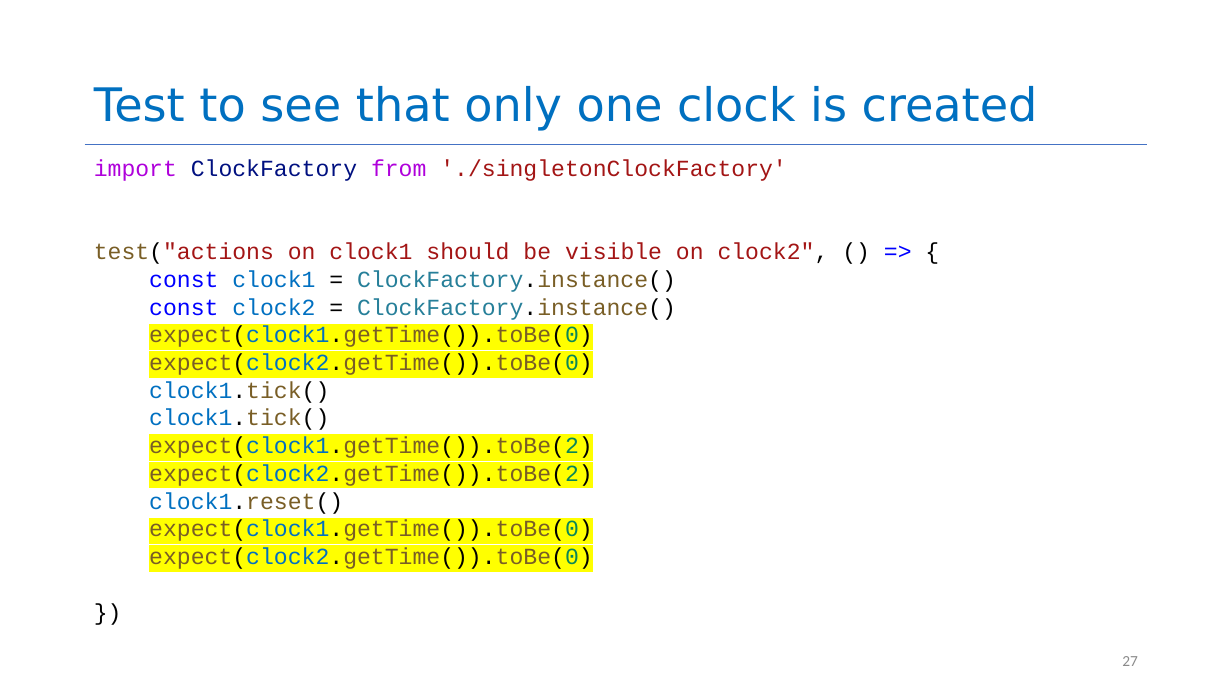
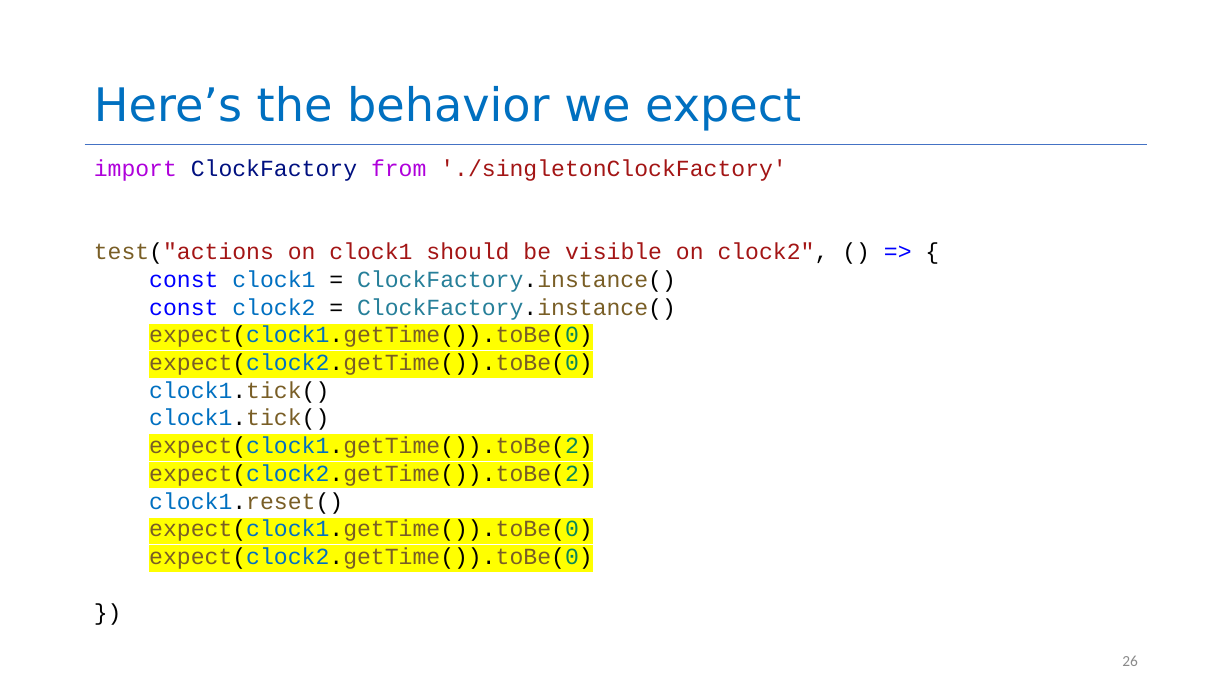
Before and after one commit to neu-se/CS4530-Spring-2022, a slide deck: slide 26 of Slides/Lesson 2.3 The Interaction Scale.pptx (slide 27 before the commit). Drawn at 1232x693 pixels with LibreOffice and Linux fonts; fonts in the diff are those of the drawing. Boxes give left, top, right and bottom in pixels: in the first picture for what was removed or moved away, otherwise in the second. Text is boxed around its words. In the diff, an @@ line names an element or a change of style, - is before the commit and + after.

```diff
--- a/Slides/Lesson 2.3 The Interaction Scale.pptx
+++ b/Slides/Lesson 2.3 The Interaction Scale.pptx
@@ title at (x1=94, y1=86, x2=801, y2=131): text changed @@
-Test to see that only one clock is created
+Here’s the behavior we expect
@@ page number at (x1=1122, y1=655, x2=1138, y2=666): text changed @@
-27
+26
```
Also in this commit, not shown: 4 other slides changed.
